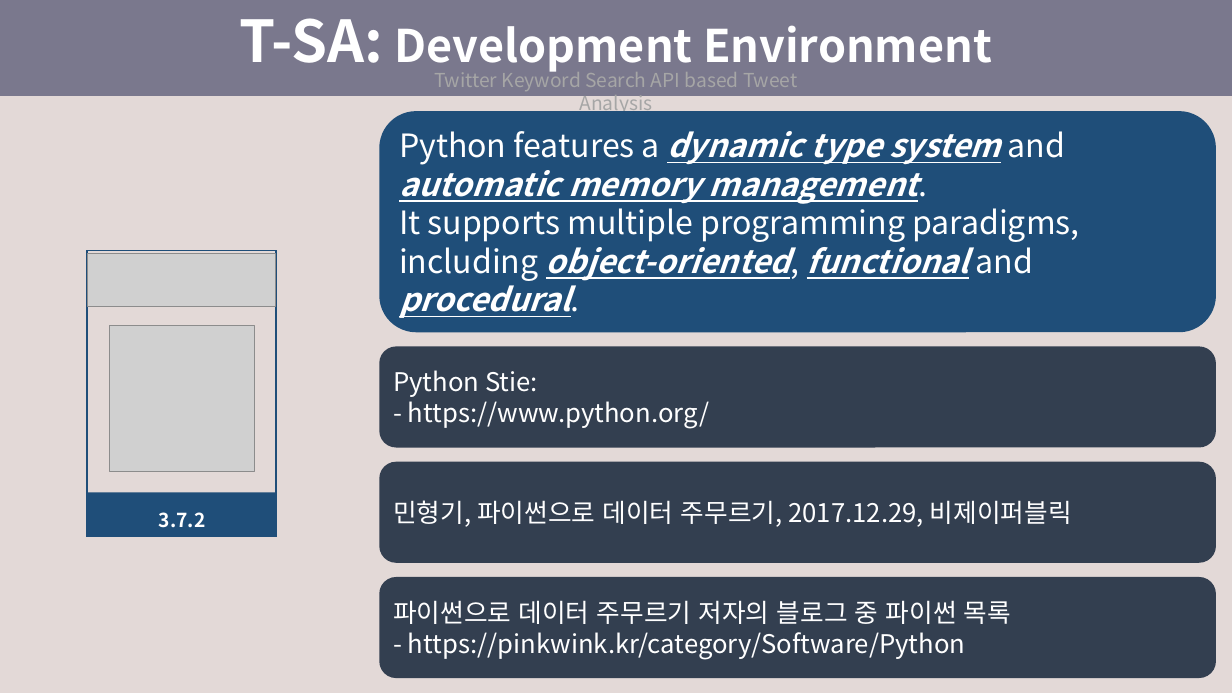
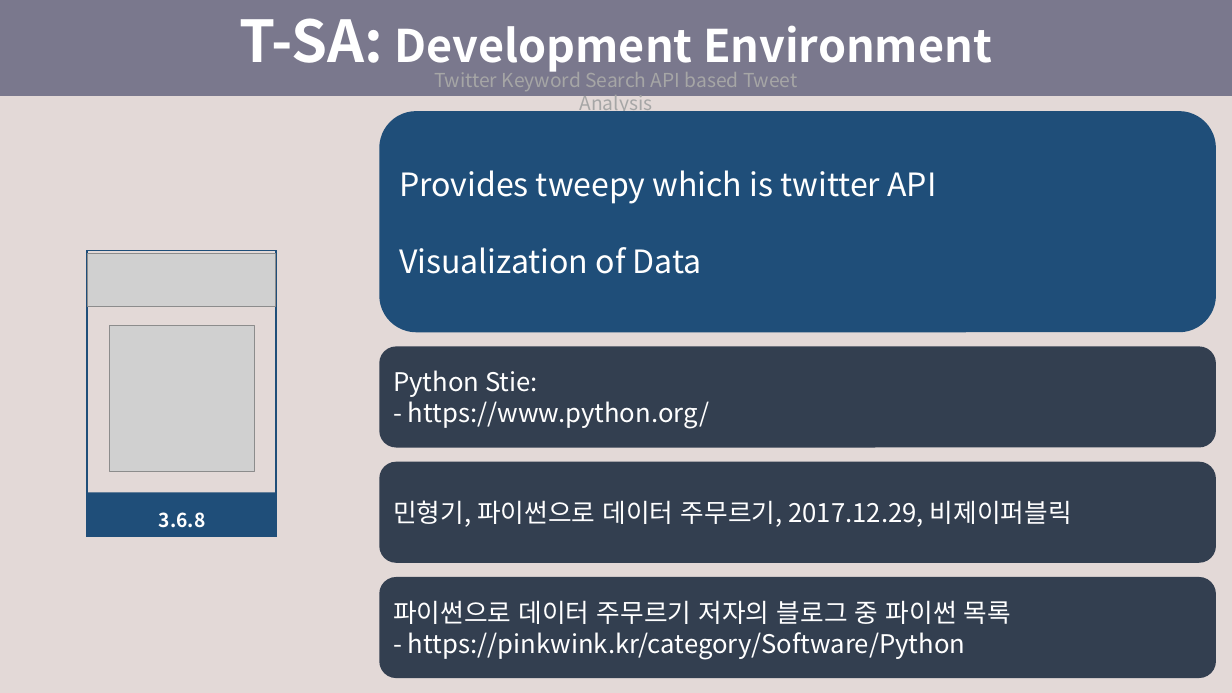
Before and after one commit to SeokJune/BigData_VI_T-SA, a slide deck: slide 7 of 00.Doc/제출용 문서/4조_브이아이.pptx (slide 10 before the commit). Drawn at 1232x693 pixels with LibreOffice and Linux fonts; fonts in the diff are those of the drawing; grey boxes stand for pictures. Boxes give left, top, right and bottom in pixels: in the first picture for what was removed or moved away, otherwise in the second. Text is boxed around its words. In the diff, an @@ line names an element or a change of style, - is before the commit and + after.

```diff
--- a/00.Doc/제출용 문서/4조_브이아이.pptx
+++ b/00.Doc/제출용 문서/4조_브이아이.pptx
@@ text in rounded rectangle at [399, 170, 936, 274]: text changed; bold off; italic off @@
-Python features a dynamic type system and automatic memory management.
-It supports multiple programming paradigms, including object-oriented, functional and procedural.
+Provides tweepy which is twitter API
+Visualization of Data
@@ text in rectangle at [159, 512, 206, 528]: text changed @@
-3.7.2
+3.6.8
```
Also in this commit, not shown: 12 other slides changed, 24 slides added, 4 slides removed.
